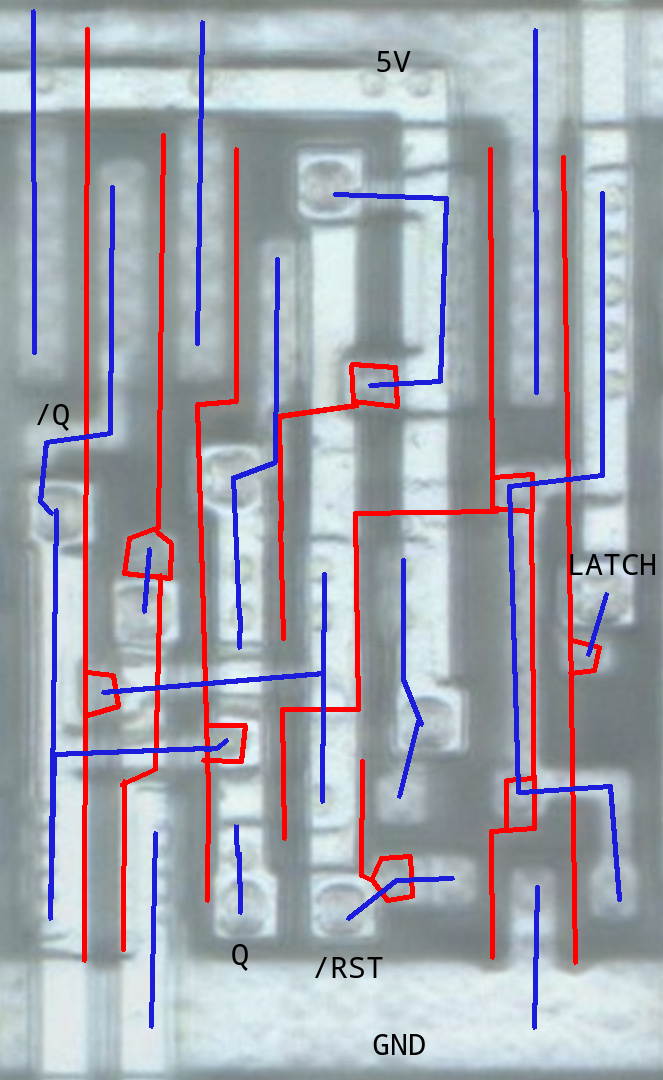
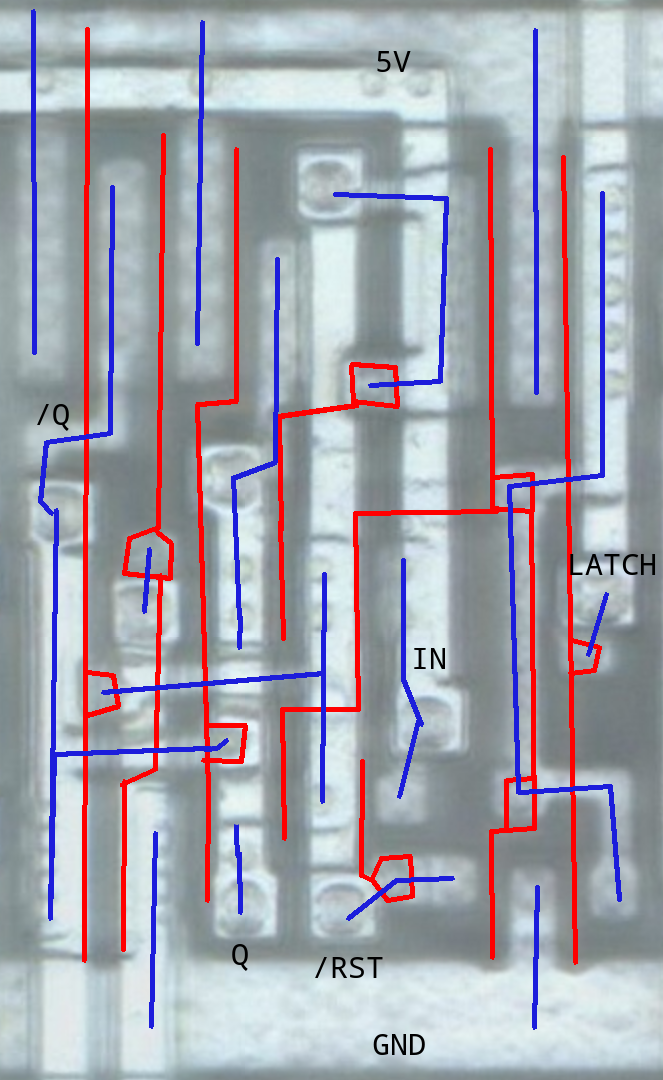
The second w=663, h=1080 image is a revision of the first. Changes to its layers:
added layer "IN" above "GND" over 414, 648, 445, 669
